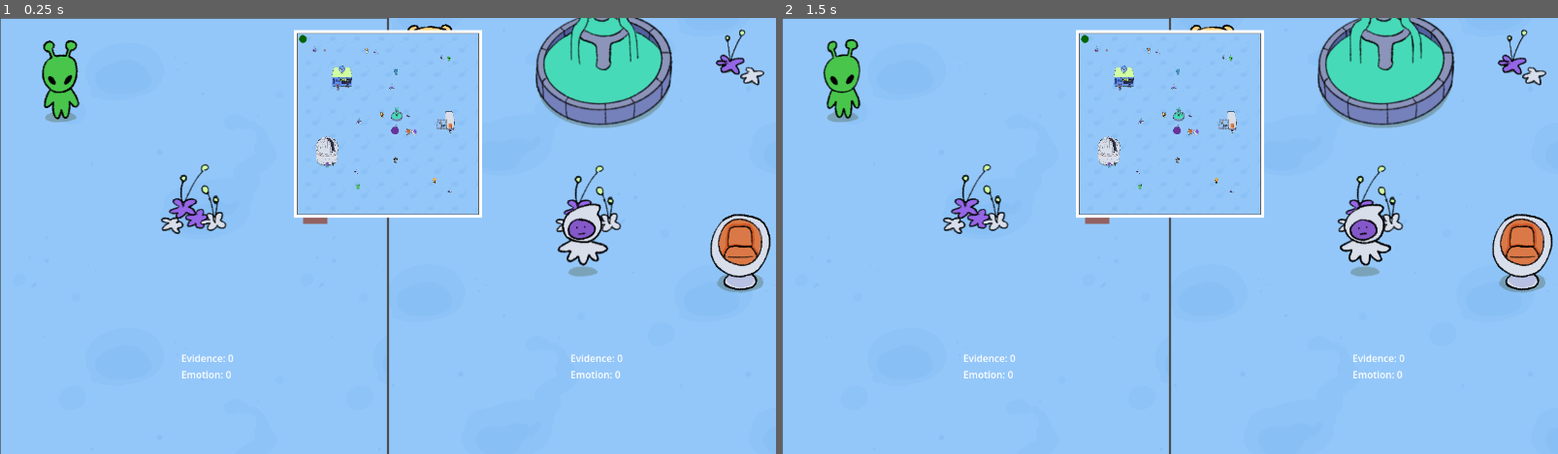
Above: before the commit, frames 1-2 (left to right).
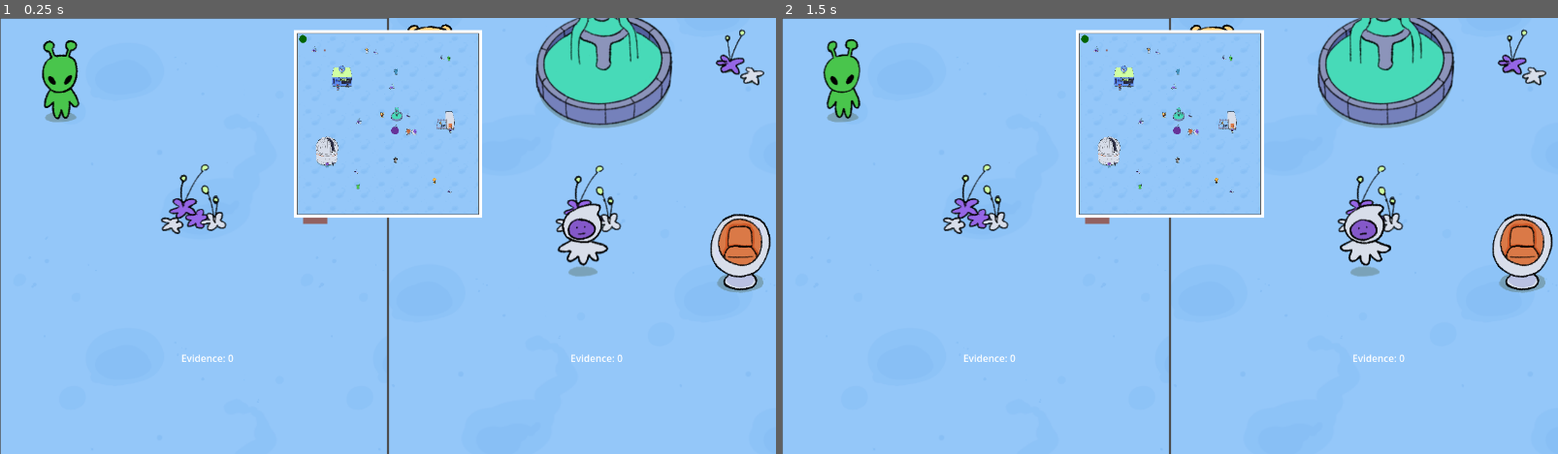
Above: after the commit, the same moments.

Repository: liannie3/wwhataburger
Game: Godot game, scene res://main_game/SpitScreen.tscn
Two runs of this game, one before a commit and one after it. Both use one fixed random seed, a clock stepped at 60 frames per second and the inputs below. This scene is started directly instead of the project's main scene.
Inputs:
- Up to frame 1 (0.25 s): no input
- Up to frame 2 (1.5 s): no input

The runs differ from the first frame. In frame 1, 0.1% of the frame differs, in the area x 23-80%, y 80-83%; in frame 2, 0.1%.

Commit message:
Add emotion icons and descriptions

Diff:
--- a/main_game/HUD.tscn
+++ b/main_game/HUD.tscn
@@ -27,7 +27,15 @@
 [node name="EvidenceLabel" type="Label" parent="Control/VBoxContainer" unique_id=738955444]
 layout_mode = 2
 
-[node name="EmotionLabel" type="Label" parent="Control/VBoxContainer" unique_id=1736996198]
+[node name="EmotionRow" type="HBoxContainer" parent="Control/VBoxContainer"]
+layout_mode = 2
+
+[node name="EmotionIcon" type="TextureRect" parent="Control/VBoxContainer/EmotionRow" unique_id=1736996198]
+layout_mode = 2
+stretch_mode = 5
+custom_minimum_size = Vector2(64, 64)
+
+[node name="EmotionLabel" type="Label" parent="Control/VBoxContainer/EmotionRow"]
 layout_mode = 2
 
 [node name="DurationBar" type="ProgressBar" parent="Control/VBoxContainer" unique_id=1663121440]
--- a/main_game/hud.gd
+++ b/main_game/hud.gd
@@ -6,7 +6,9 @@
 @onready var main_ui_container: VBoxContainer = $Control/VBoxContainer
 @onready var main_control: Control = $Control
 @onready var evidence_label: Label = $Control/VBoxContainer/EvidenceLabel
-@onready var emotion_label: Label = $Control/VBoxContainer/EmotionLabel
+@onready var emotion_icon: TextureRect = $Control/VBoxContainer/EmotionRow/EmotionIcon
+@onready var emotion_label: Label = $Control/VBoxContainer/EmotionRow/EmotionLabel
+@onready var emotion_row: HBoxContainer = $Control/VBoxContainer/EmotionRow
 @onready var duration_bar: ProgressBar = $Control/VBoxContainer/DurationBar
 
 func _ready() -> void:
@@ -40,17 +42,41 @@
 
 # --- UI Updaters ---
 
+const EMOTION_EFFECTS := {
+	EmotionData.Emotion.ANGER:      "Anger\nMove faster",
+	EmotionData.Emotion.SADNESS:    "Sadness\nMove slower",
+	EmotionData.Emotion.FEAR:       "Fear\nControls are reversed",
+	EmotionData.Emotion.LONELINESS: "Loneliness\nCamera zooms in",
+	EmotionData.Emotion.JOY:        "Joy\nDouble tap a direction to dash",
+	EmotionData.Emotion.NERVOUS:    "Nervous\nMovement is slippery",
+	EmotionData.Emotion.GRATEFUL:   "Grateful\nCamera zooms out",
+}
+
+const EMOTION_ICONS := {
+	EmotionData.Emotion.ANGER:      ["AlienAngry",    "BlooberMad"],
+	EmotionData.Emotion.SADNESS:    ["AlienSad",      "BlooberSad"],
+	EmotionData.Emotion.FEAR:       ["AlienFear",     "BlooberFear"],
+	EmotionData.Emotion.LONELINESS: ["AlienLonely",   "BlooberLonely"],
+	EmotionData.Emotion.JOY:        ["AlienJoy",      "BlooberJoy"],
+	EmotionData.Emotion.NERVOUS:    ["AlienNervous",  "BlooberNervous"],
+	EmotionData.Emotion.GRATEFUL:   ["AlienGrateful", "BlooberGrateful"],
+}
+
 func _update_emotion_display(emotion: EmotionData.Emotion) -> void:
 	if emotion == EmotionData.Emotion.NONE:
-		# Hide the bar completely when there is no emotion
 		duration_bar.visible = false
+		emotion_row.visible = false
 	else:
-		# Show the bar and safely set the max_value
 		duration_bar.visible = true
+		emotion_row.visible = true
 		var duration: float = EmotionData.get_duration(emotion)
-		# Use max() to guarantee max_value is never 0, preventing UI glitches
 		duration_bar.max_value = max(duration, 0.01)
-	emotion_label.text = "Emotion: " + str(emotion)
+		var names: Array = EMOTION_ICONS.get(emotion, [])
+		if names.size() > 0:
+			var idx := 0 if player_id == 1 else 1
+			var path := "res://assets/emotions/%s.png" % names[idx]
+			emotion_icon.texture = load(path)
+		emotion_label.text = EMOTION_EFFECTS.get(emotion, "")
 
 func _update_evidence_display(amount: int) -> void:
 	evidence_label.text = "Evidence: " + str(amount)
Binary file added: assets/emotions/AlienAngry.png
Not shown, added: assets/emotions/AlienAngry.png.import
Binary file added: assets/emotions/AlienFear.png
Not shown, added: assets/emotions/AlienFear.png.import
Binary file added: assets/emotions/AlienGrateful.png
Not shown, added: assets/emotions/AlienGrateful.png.import
Binary file added: assets/emotions/AlienJoy.png
Not shown, added: assets/emotions/AlienJoy.png.import
Binary file added: assets/emotions/AlienLonely.png
Not shown, added: assets/emotions/AlienLonely.png.import
Binary file added: assets/emotions/AlienNervous.png
Not shown, added: assets/emotions/AlienNervous.png.import
(and 16 more such lines)
